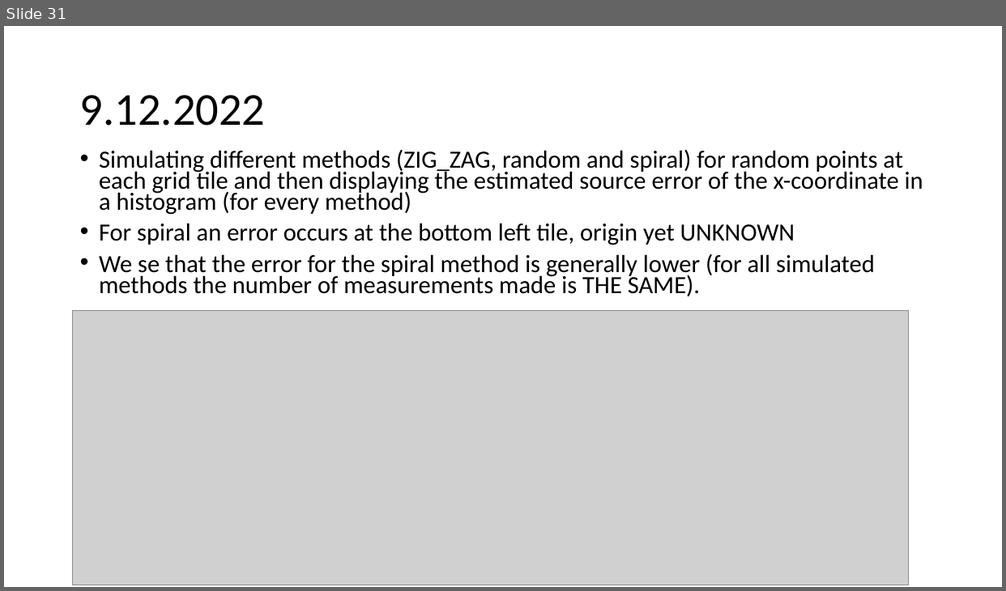
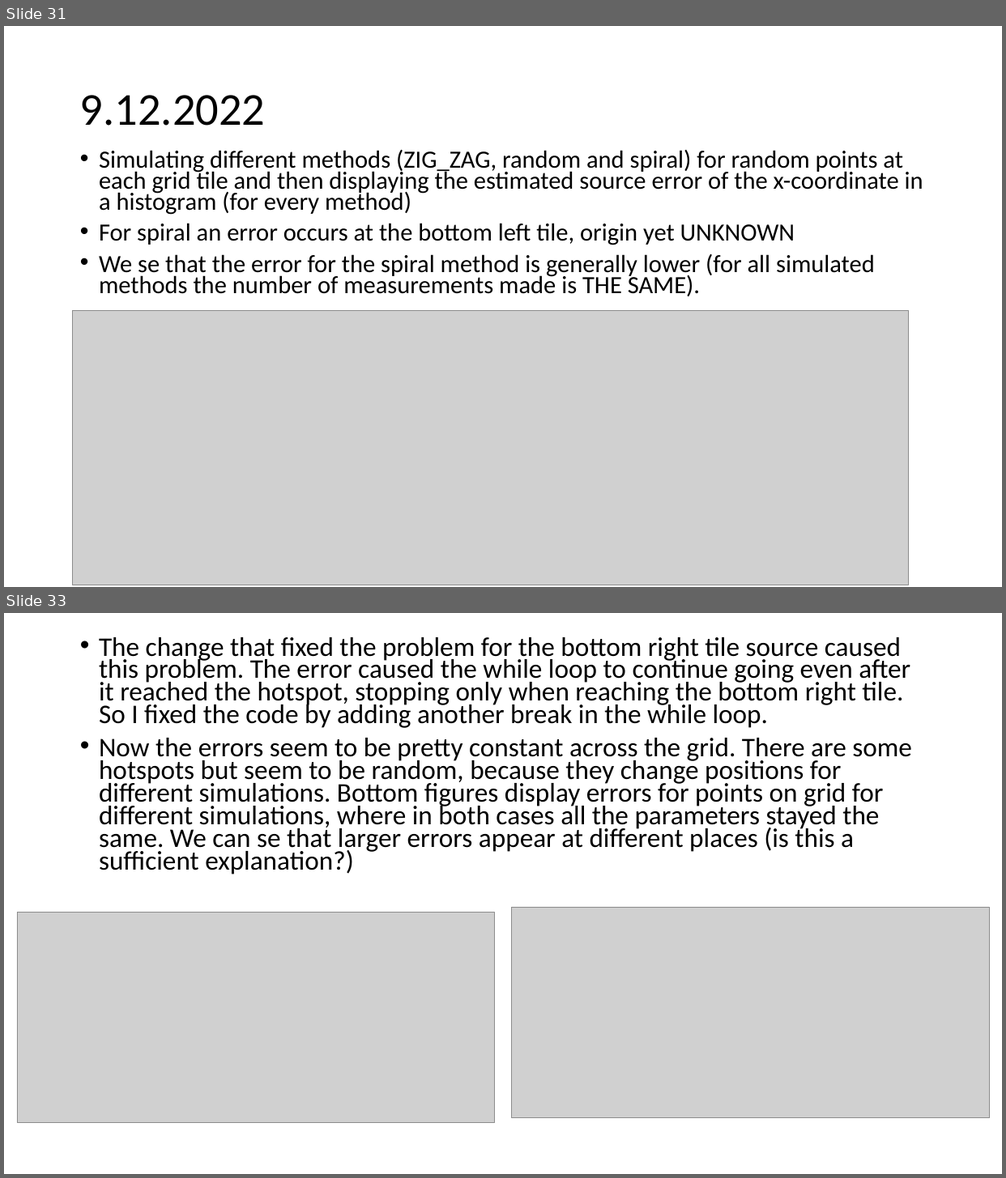
Before and after one commit to urhtrinko/DroneRadioactivity_student_job, a slide deck: reports/work_diary.pptx. Shown one above the other, each under a label of ours: slide 31 before the commit, slides 31 and 33 after it; the slides between them are not shown. The pictures are 1006x591 and 1006x1178 pixels, drawn with LibreOffice and Linux fonts; fonts in the diff are those of the drawing; grey boxes stand for pictures. Boxes give left, top, right and bottom in pixels: in the first picture for what was removed or moved away, otherwise in the second. Text is boxed around its words. In the diff, an @@ line names an element or a change of style, - is before the commit and + after.

```diff
--- a/reports/work_diary.pptx
+++ b/reports/work_diary.pptx
@@ slide 33 added at [4, 613, 1002, 1174], background #FFFFFF @@
@@ text added at [99, 637, 912, 875], 25.9 pt, text #000000 @@
+• The change that fixed the problem for the bottom right tile source caused this problem. The error caused the while loop to continue going even after it reached the hotspot, stopping only when reaching the bottom right tile. So I fixed the code by adding another break in the while loop.
+• Now the errors seem to be pretty constant across the grid. There are some hotspots but seem to be random, because they change positions for different simulations. Bottom figures display errors for points on grid for different simulations, where in both cases all the parameters stayed the same. We can se that larger errors appear at different places (is this a sufficient explanation?)
@@ picture added at [18, 913, 494, 1122] @@
@@ picture added at [512, 907, 989, 1118] @@
```
Also in this commit, not shown: 1 other slide added.
